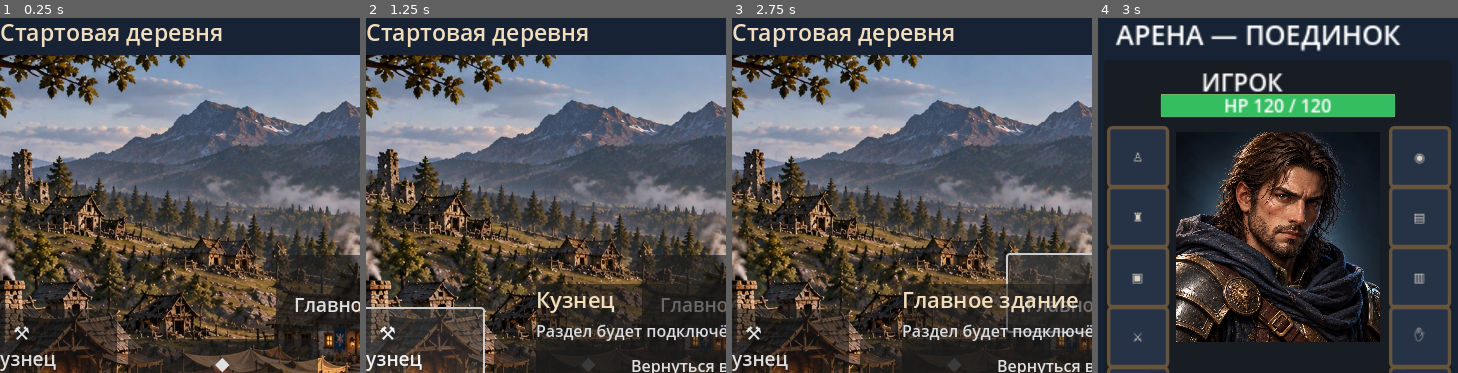
Above: before the commit, frames 1-4 (left to right).
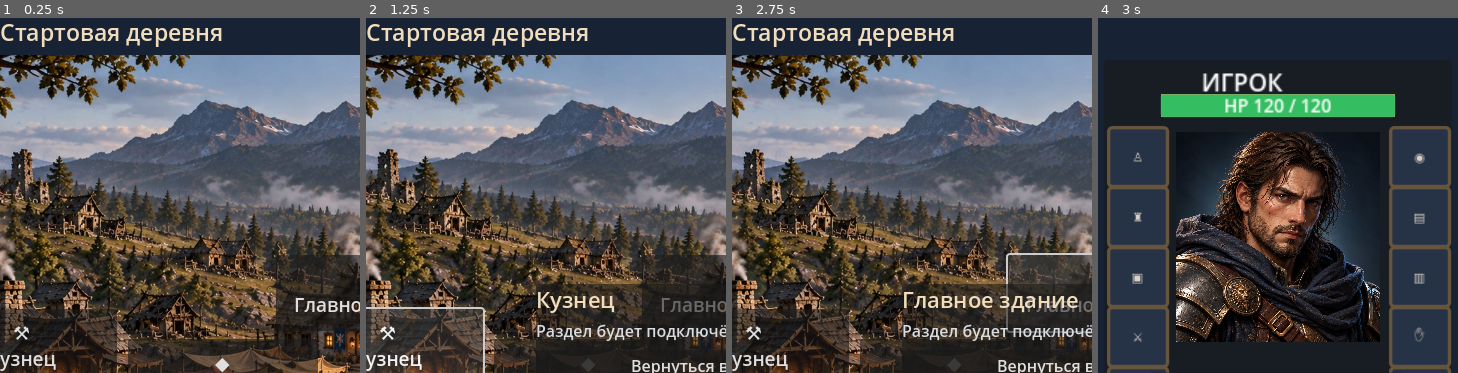
Above: after the commit, the same moments.

Repository: Archoniou1987/Battle-of-Artheon
Game: Godot game, scene res://scenes/main/main.tscn
Two runs of this game, one before a commit and one after it. Both use one fixed random seed, a clock stepped at 60 frames per second and the inputs below.
Inputs:
- Up to frame 1 (0.25 s): no input
- Up to frame 2 (1.25 s): click "⚒ Кузнец" at 0.5 s
- Up to frame 3 (2.75 s): click "◆ Рынок" at 1.25 s; click "⌂ Главное здание" at 2 s
- Up to frame 4 (3 s): click "⚔ Арена" at 2.75 s
The pictures show only the part of the screen within x 0-50%, y 0-50%; the shares and areas given below are measured in that part.

Frames 1-3 are identical in both runs. In frame 4, 2.5% of the frame differs, in the area x 4-85%, y 1-10%.

Commit message:
Remove redundant Arena — Duel heading from arena screen

Diff:
--- a/ui/arena/arena_screen.gd
+++ b/ui/arena/arena_screen.gd
@@ -136,11 +136,6 @@
 	refresh()
 
 func _build_square() -> void:
-	var title := Label.new()
-	title.text = "АРЕНА — ПОЕДИНОК"
-	title.position = Vector2(12, 4)
-	title.add_theme_font_size_override("font_size", 18)
-	square_content.add_child(title)
 	_build_fighter(Vector2(4, 34), true)
 	_build_fighter(Vector2(244, 34), false)
 	var ability_title := Label.new()
